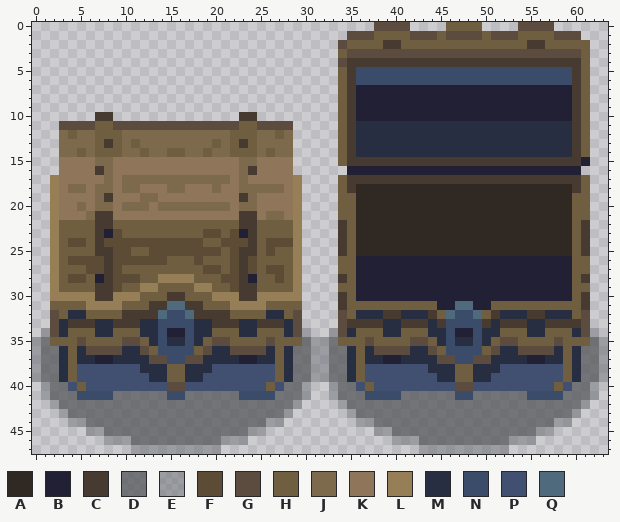
File history of a pixel-art sprite, Game Arts/Chest_strip2.png. Above is the file before it was changed.
The file is 64x48 pixels. Colours within 5 levels of each other are drawn and written as one.
Palette (. is transparent): A #302822  B #222034  C #473a31  D #525457bb  E #5e626972  F #5c4c35  G #5c4b3f  H #705e40  J #7d694b  K #8f7559  L #967e56  M #272e42  N #3a4c69  P #414f70  Q #4f697d
Pixels before, first column x 0:
 0 ......................................GGGG....HHHH....GGGG......
 1 ...................................GGGHHHHGGGHGGGGHGGGHHHHGGG...
 2 ..................................GHHHHCCHHHHHHHHHHHHHHCCHHHHH..
 3 ..................................HGGGGGGGGGGGGGGGGGGGGGGGGGGH..
 4 ..................................GCCCCCCCCCCCCCCCCCCCCCCCCCCH..
 5 ..................................HCNNNNNNNNNNNNNNNNNNNNNNNNCH..
 6 ..................................HCNNNNNNNNNNNNNNNNNNNNNNNNCH..
 7 ..................................HCBBBBBBBBBBBBBBBBBBBBBBBBCH..
 8 ..................................HCBBBBBBBBBBBBBBBBBBBBBBBBCH..
 9 ..................................HCBBBBBBBBBBBBBBBBBBBBBBBBCH..
10 .......CC..............CC.........HCBBBBBBBBBBBBBBBBBBBBBBBBCH..
11 ...GGGGHHGGGGGGGGGGGGGGHHGGGG.....HCMMMMMMMMMMMMMMMMMMMMMMMMCH..
12 ...JHJJHHHJJJJJJJJJJJJHHHJJHJ.....HCMMMMMMMMMMMMMMMMMMMMMMMMCH..
13 ...JJJJHCHJHJJJJJJJJHJHCHJJJJ.....HCMMMMMMMMMMMMMMMMMMMMMMMMCH..
14 ...JJHJHHHJJHJJHHJJHJJHHHJHJJ.....HCMMMMMMMMMMMMMMMMMMMMMMMMCH..
15 ...KKKKJJKKKKKKKKKKKKKKJJKKKK.....HCCCCCCCCCCCCCCCCCCCCCCCCCCB..
16 ...KKKKCJKKKKKKKKKKKKKKJCKKKK......BBBBBBBBBBBBBBBBBBBBBBBBBB...
17 ..LKKKKKJKJJJJJJJJJJJJKJKKKKKL....HCCCCCCCCCCCCCCCCCCCCCCCCCCH..
18 ..LKJJKJJKJJKKKJJKKKJKKJJJJJKL....HCAAAAAAAAAAAAAAAAAAAAAAAACH..
19 ..LKKKKJCKKKJJKKKKKKKKKCJKKKKL....HHAAAAAAAAAAAAAAAAAAAAAAAAHH..
20 ..LKKJKJJKJJJKJJJJJJJJKJJKKKKL....HHAAAAAAAAAAAAAAAAAAAAAAAAHH..
21 ..LKKKJCCKKKKKKKKKKKKKKCCKJJKL....HHAAAAAAAAAAAAAAAAAAAAAAAAHH..
22 ..LHHHHCCHHHHHHHHHHHHHHCCHHHHL....CHAAAAAAAAAAAAAAAAAAAAAAAAHC..
23 ..LHHHHCBFHHHHHHHHHFFHFBCHHHHL....CHAAAAAAAAAAAAAAAAAAAAAAAAHC..
24 ..LHFFHCFFFFFFFFFFFHHFFFCHFFFL....CHAAAAAAAAAAAAAAAAAAAAAAAAHC..
25 ..LHHHHCCFFHHFFFFFFFFHFCCHFHHL....CHAAAAAAAAAAAAAAAAAAAAAAAAHC..
26 ..LHFFFFCFFFFFFHHHFHHHFCFHHHHL....HHBBBBBBBBBBBBBBBBBBBBBBBBHH..
27 ..LHHHFFCFHHHHHHHHHFFHFCFHFFHL....HHBBBBBBBBBBBBBBBBBBBBBBBBHH..
28 ..LHFFHBCFFFHHLLLLHHHFFCBHHFHL....CHBBBBBBBBBBBBBBBBBBBBBBBBHC..
29 ..LHHHHCCFHHLLHHHHLLHHFCCHHHHL....HHBBBBBBBBBBBBBBBBBBBBBBBBHH..
30 ..LLLLLCCLLLHHHCCHHHLLLCCLLLLL....CHBBBBBBBBBBBBBBBBBBBBBBBBHC..
31 ..HHHHLLLLHHHCCQQCCHHHLLLLHHHH....CHHHHHHHHHHBBQQBBHHHHHHHHHHC..
32 ..GHMMHHHHCCCCQNNQCCCCHHHHMMHG....GHMMMCCMMMCHQNNQHCMMMCCMMMHG..
33 ..GMCCCMMCCCMMNNNNMMCCCMMCCCMG....GCCCCMMCCCMCNNNNCMCCCMMCCCCG..
34 .EGMHHHMMHHHMMNBBNMMHHHMMHHHMGE..EGMHHHMMHHHMMNBBNMMHHHMMHHHMGE.
35 EDHHHGHHHHGGHMNMMNMHGGHHHHGHHHDEEDHHHGHHHHGGHMNMMNMHGGHHHHGHHHDE
36 EDDMHMGGGGMMGHNNNNHGMMGGGGMHMDDEEDDMHMGGGGMMGHNNNNHGMMGGGGMHMDDE
37 EDDMHMMBBMMMMGGNNGGMMMMBBMMHMDDEEDDMHMMBBMMMMGGNNGGMMMMBBMMHMDDE
38 EDDMHPPPPPPPMMMHHMMMPPPPPPPHMDDEEDDMHPPPPPPPMMMHHMMMPPPPPPPHMDDE
39 EDDMHPPPPPPPPMMHHMMPPPPPPPPHMDDEEDDMHPPPPPPPPMMHHMMPPPPPPPPHMDDE
40 .EDDPHPPPPPPPPPGGPPPPPPPPPHPDDE..EDDPHPPPPPPPPPGGPPPPPPPPPHPDDE.
41 .EDDDNNNNDDDDDDNNDDDDDDNNNNDDDE..EDDDNNNNDDDDDDNNDDDDDDNNNNDDDE.
42 ..EDDDDDDDDDDDDDDDDDDDDDDDDDDE....EDDDDDDDDDDDDDDDDDDDDDDDDDDE..
43 ...EDDDDDDDDDDDDDDDDDDDDDDDDE......EDDDDDDDDDDDDDDDDDDDDDDDDE...
44 ....EEDDDDDDDDDDDDDDDDDDDDEE........EEDDDDDDDDDDDDDDDDDDDDEE....
45 ......EEDDDDDDDDDDDDDDDDEE............EEDDDDDDDDDDDDDDDDEE......
46 ........EEEDDDDDDDDDDEEE................EEEDDDDDDDDDDEEE........
47 ...........EEEEEEEEEE......................EEEEEEEEEE...........
New version:
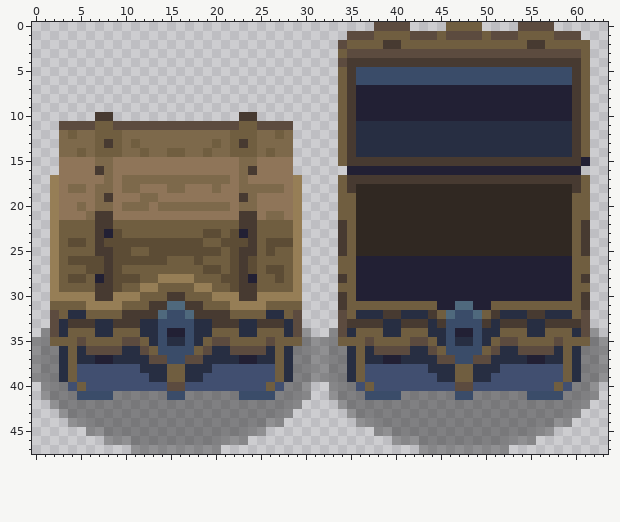
Diff:
colour D: #525457bb -> #1f1f1f71
colour E: #5e626972 -> #1f1f1f5a
